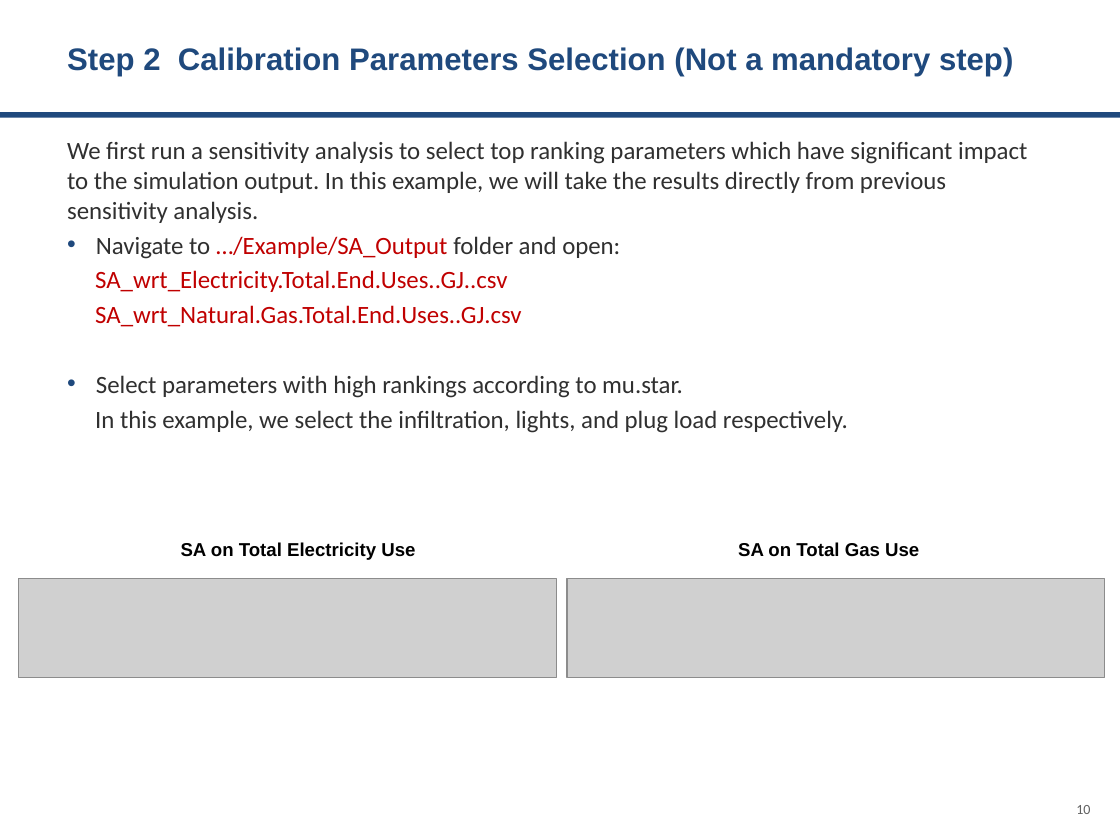
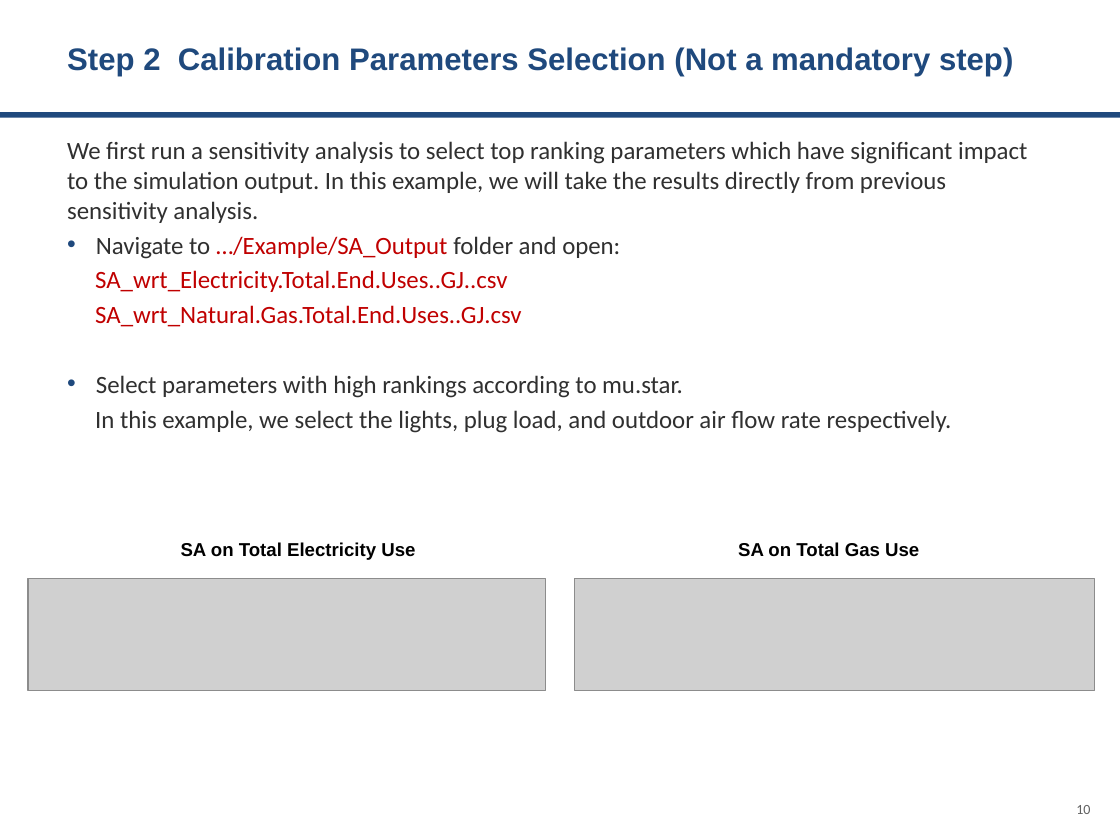
Before and after one commit to Argonne-National-Laboratory/BCUS, a slide deck: slide 10 of tutorials/Bayesian Calibration.pptx. Drawn at 1120x840 pixels with LibreOffice and Linux fonts; fonts in the diff are those of the drawing; grey boxes stand for pictures. Boxes give left, top, right and bottom in pixels: in the first picture for what was removed or moved away, otherwise in the second. Text is boxed around its words. In the diff, an @@ line names an element or a change of style, - is before the commit and + after.

Commit message:
Updated Bayesian calibration example

```diff
--- a/tutorials/Bayesian Calibration.pptx
+++ b/tutorials/Bayesian Calibration.pptx
@@ text at <box>95,410,952,433</box>: text changed @@
-In this example, we select the infiltration, lights, and plug load respectively.
+In this example, we select the lights, plug load, and outdoor air flow rate respectively.
@@ picture: place and size @@
-picture at <box>19,579,557,678</box>
+picture at <box>28,579,545,691</box>
@@ picture: place and size @@
-picture at <box>567,579,1104,678</box>
+picture at <box>575,579,1094,691</box>
```
Also in this commit, not shown: 8 other slides changed, 7 other files.
